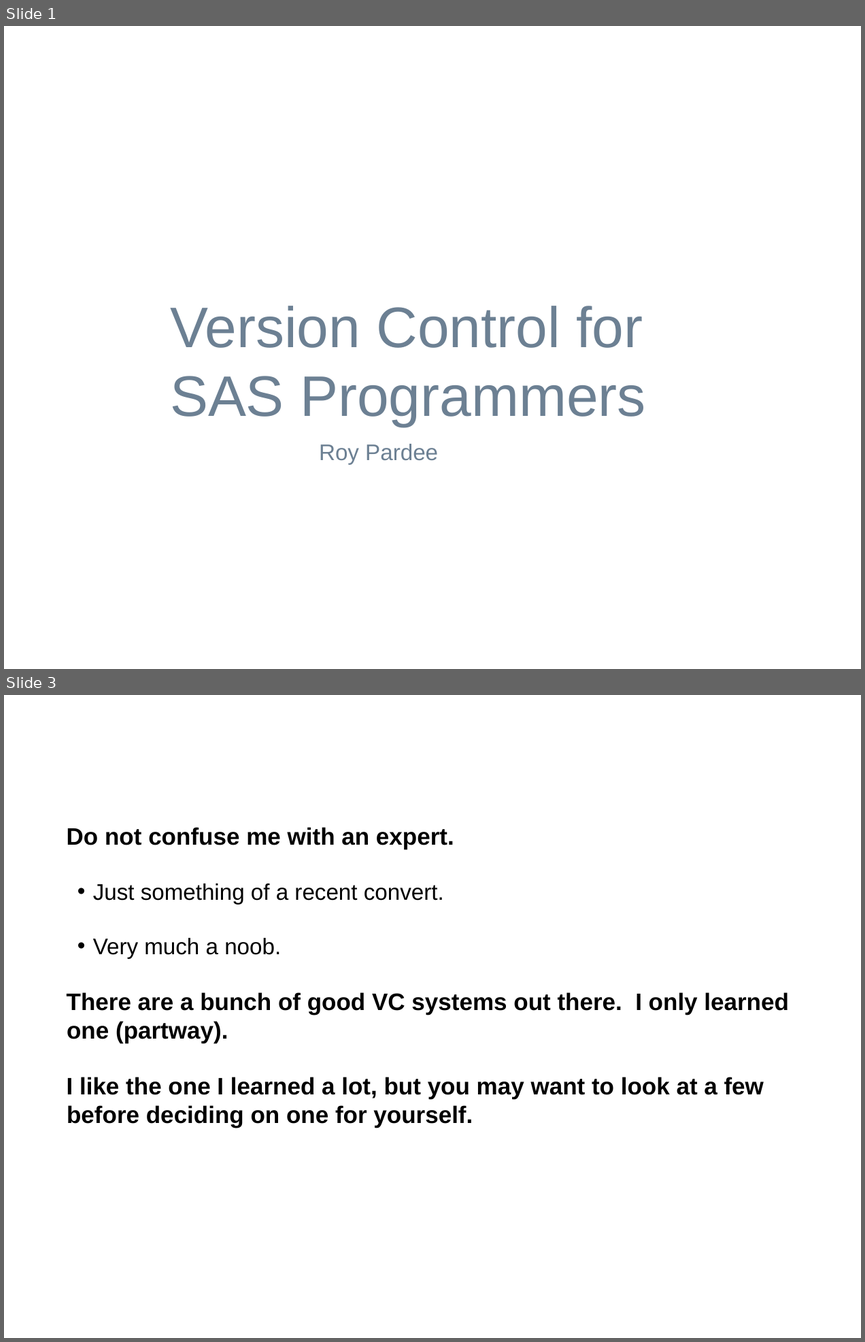
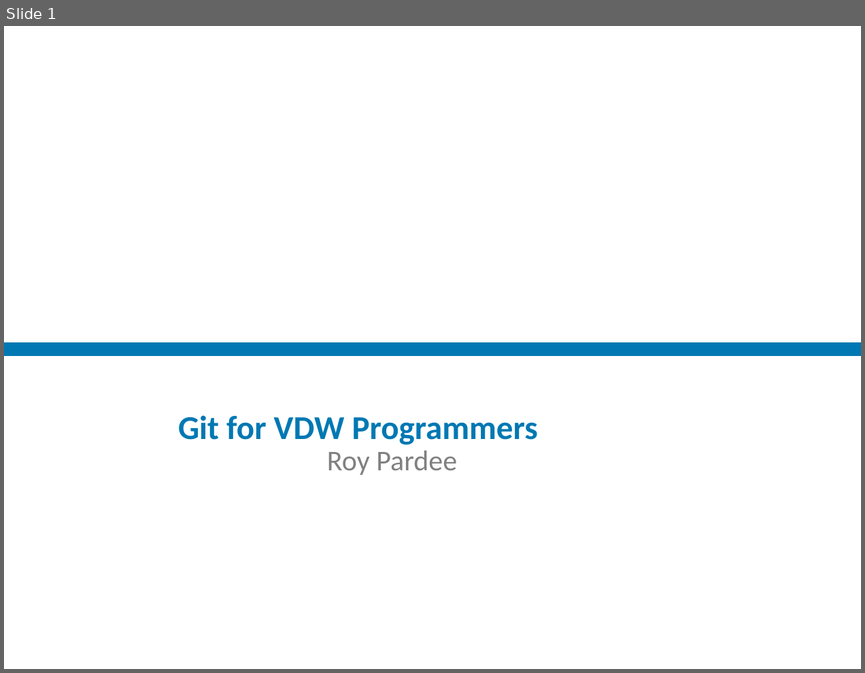
Before and after one commit to rpardee/git_demo, a slide deck: git_for_sas_programmers.pptx. Shown one above the other, each under a label of ours: slides 1 and 3 before the commit, slide 1 after it; the slides between them are not shown. The pictures are 865x1342 and 865x673 pixels, drawn with LibreOffice and Linux fonts; fonts in the diff are those of the drawing; background and template pictures are left out. Boxes give left, top, right and bottom in pixels: in the first picture for what was removed or moved away, otherwise in the second. Text is boxed around its words. In the diff, an @@ line names an element or a change of style, - is before the commit and + after.

```diff
--- a/git_for_sas_programmers.pptx
+++ b/git_for_sas_programmers.pptx
@@ slide 3 removed at (x1=4, y1=695, x2=861, y2=1338), background picture (left out) @@
@@ title removed at (x1=66, y1=720, x2=604, y2=779) @@
-Disclaimer
@@ text removed at (x1=67, y1=827, x2=789, y2=1127) @@
-Do not confuse me with an expert.
-  • Just something of a recent convert.
-  • Very much a noob.
-There are a bunch of good VC systems out there. I only learned one (partway).
-I like the one I learned a lot, but you may want to look at a few before deciding on one for yourself.
@@ slide 1 changed as well @@
@@ title "Git for VDW Programmers" at (x1=178, y1=415, x2=538, y2=445): vertical alignment top to bottom @@
@@ rectangle added at (x1=4, y1=342, x2=861, y2=356), fill #0078B3 @@
@@ title at (x1=178, y1=415, x2=538, y2=445): text changed; size 48 to 28 pt; font Arial to Calibri; text colour #6C8093 to #0078B3; bold on @@
-Version Control for SAS Programmers
+Git for VDW Programmers
@@ subtitle "Roy Pardee" at (x1=327, y1=450, x2=457, y2=475): size 19 to 24 pt, font Arial to Calibri, text colour #6C8093 to #808080; less space between paragraphs @@
```
Also in this commit, not shown: 13 other slides changed, 2 slides added, 3 other files.
